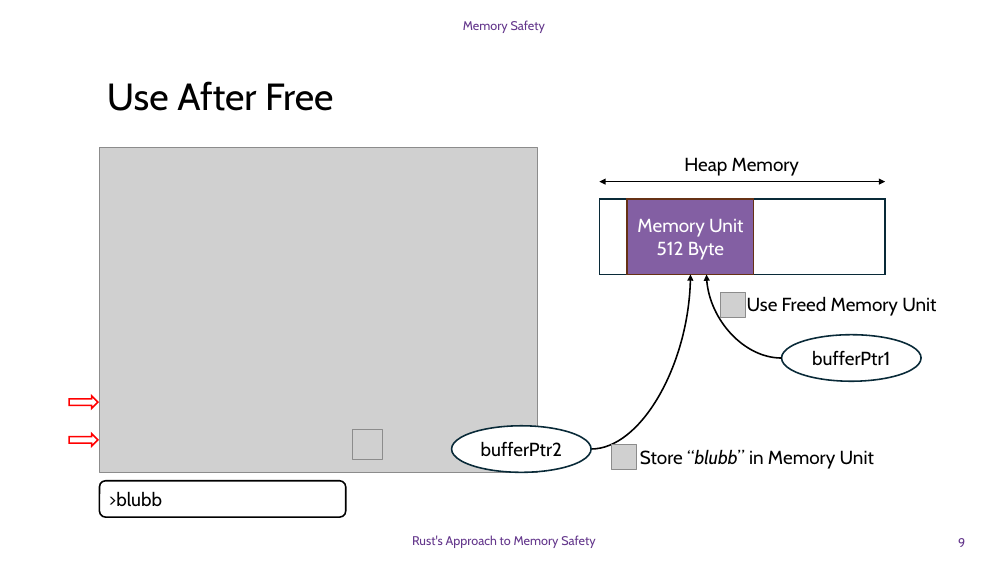
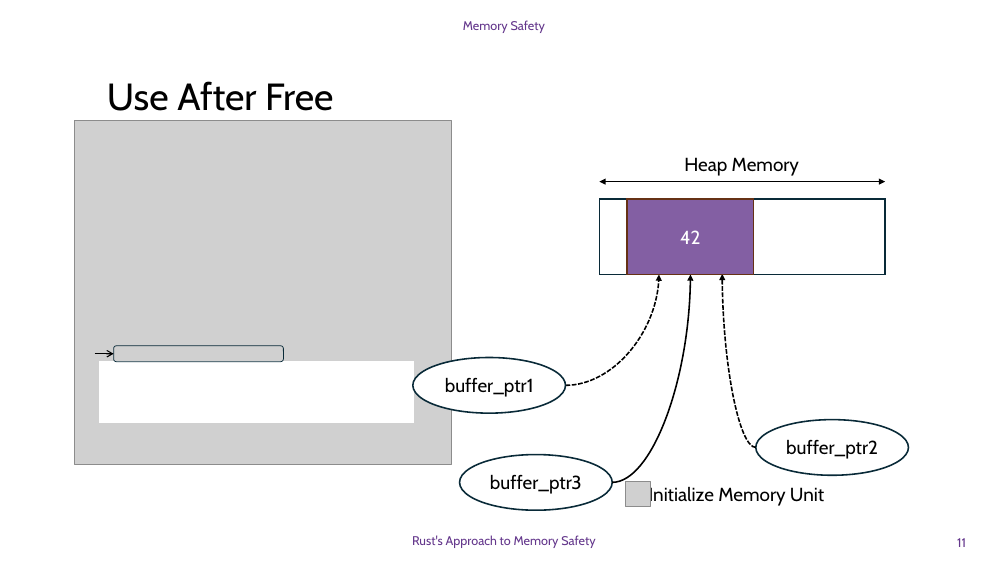
Before and after one commit to DavidGinfo/c-runtime-vs-rust-compiletime, a slide deck: slide 11 of Memory_Safety_Rust.pptx (slide 9 before the commit). Drawn at 1008x567 pixels with LibreOffice and Linux fonts; fonts in the diff are those of the drawing; grey boxes stand for pictures; background and template pictures are left out. Boxes give left, top, right and bottom in pixels: in the first picture for what was removed or moved away, otherwise in the second. Text is boxed around its words. In the diff, an @@ line names an element or a change of style, - is before the commit and + after.

```diff
--- a/Memory_Safety_Rust.pptx
+++ b/Memory_Safety_Rust.pptx
@@ picture: place and size @@
-picture at (100,147,537,473)
+picture at (74,120,451,464)
@@ text in rectangle at (680,230,700,244): text changed @@
-Memory Unit
-512 Byte
+42
@@ curved arrow added from (566, 386) to (659, 274), #000000 1.5 pt dashed @@
@@ curved arrow moved from (591, 449) - (690, 274) to (613, 482) - (690, 274) @@
@@ curved arrow removed from (782, 358) to (707, 274) @@
@@ picture removed at (720,292,745,317) @@
@@ curved arrow added from (756, 448) to (722, 274), #000000 1.5 pt dashed @@
@@ text removed at (747,296,936,316) @@
-Use Freed Memory Unit
@@ arrow added from (95, 354) to (113, 354), #000000 1 pt @@
@@ rounded rectangle added at (113,346,284,361), outline #092A39 0.75 pt @@
@@ ellipse added at (413,358,566,414), fill #FFFFFF, outline #092A39 1.5 pt, 18 pt, text #000000 @@
+buffer_ptr1
@@ ellipse removed at (782,335,922,382) @@
-bufferPtr1
@@ rectangle added at (100,362,413,422), fill #FFFFFF, outline #FFFFFF 1.5 pt @@
@@ right arrow removed at (69,396,98,409) @@
@@ right arrow removed at (69,433,98,446) @@
@@ picture removed at (352,429,383,459) @@
@@ ellipse removed at (451,426,591,473) @@
-bufferPtr2
@@ picture removed at (612,444,637,469) @@
@@ ellipse added at (756,420,909,476), fill #FFFFFF, outline #092A39 1.5 pt, 18 pt, text #000000 @@
+buffer_ptr2
@@ ellipse added at (460,454,613,510), fill #FFFFFF, outline #092A39 1.5 pt, 18 pt, text #000000 @@
+buffer_ptr3
@@ rounded rectangle removed at (100,481,346,517) @@
->blubb
@@ picture added at (625,482,650,507) @@
@@ text at (649,485,824,506): text changed @@
-Store “blubb” in Memory Unit
+Initialize Memory Unit
@@ page number at (957,538,966,547): text changed @@
-9
+11
```
Also in this commit, not shown: 13 other slides changed, 15 slides added, 1 slide removed.
